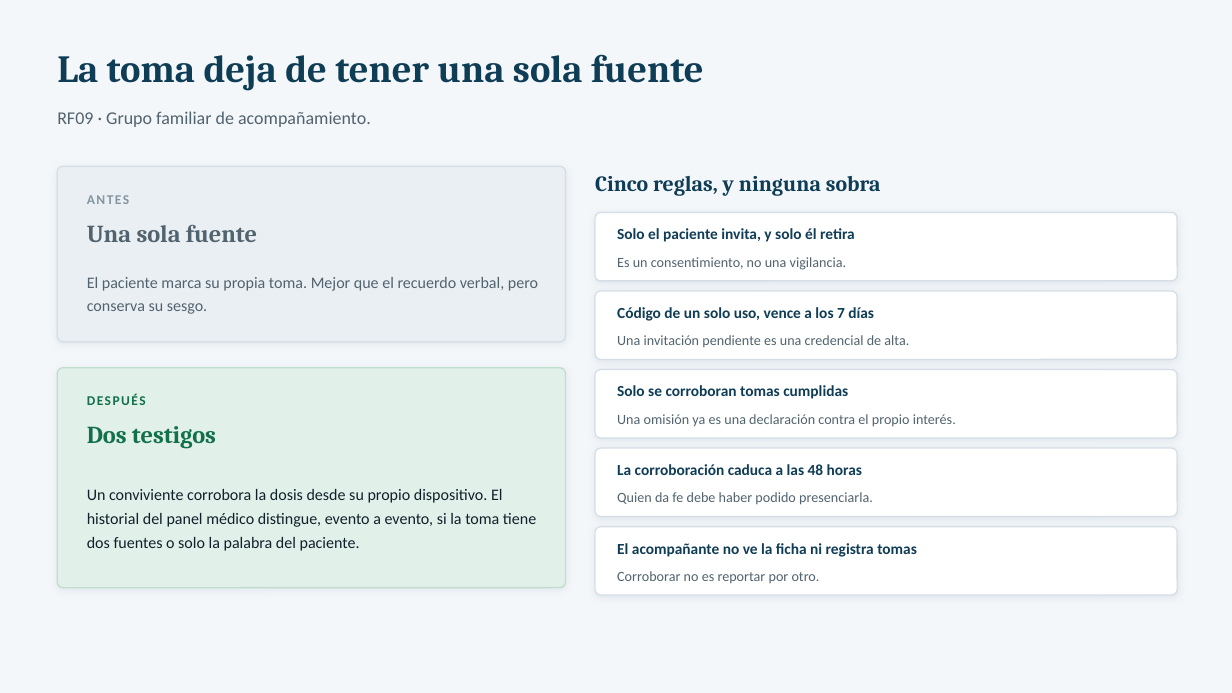
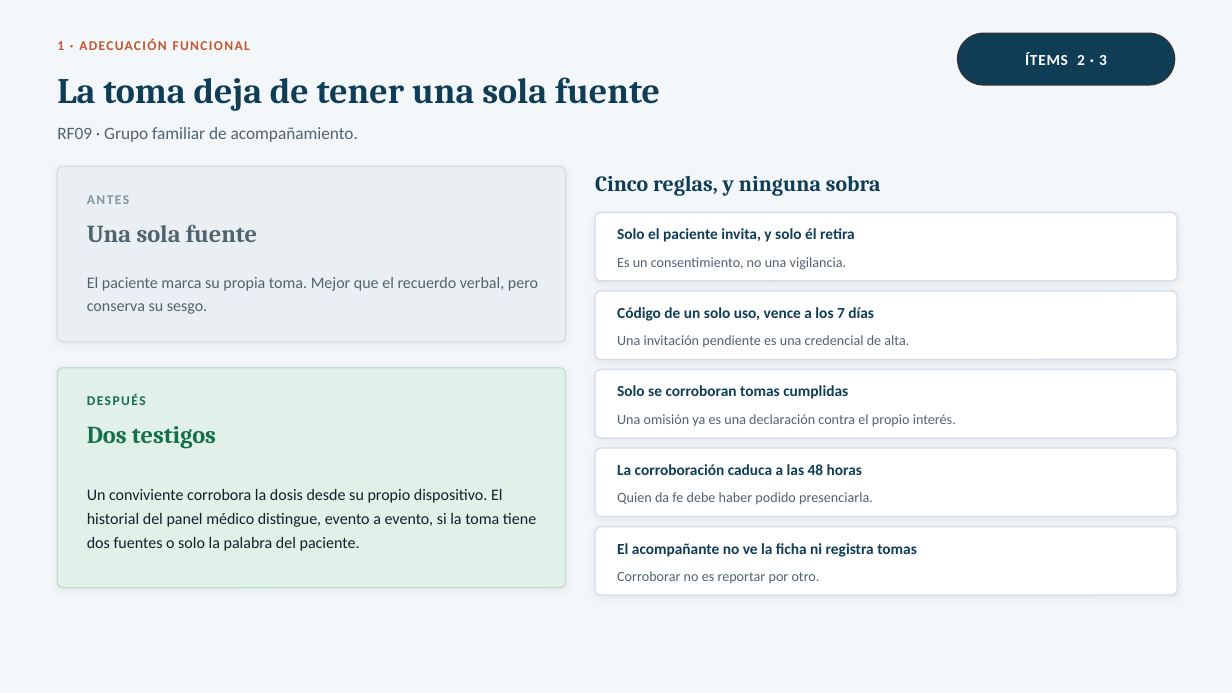
Before and after one commit to Leocix/sistema-soporte-clinico, a slide deck: slide 5 of documentacion/04_exposicion/Exposicion_50.pptx (slide 10 before the commit). Drawn at 1232x693 pixels with LibreOffice and Linux fonts; fonts in the diff are those of the drawing. Boxes give left, top, right and bottom in pixels: in the first picture for what was removed or moved away, otherwise in the second. Text is boxed around its words. In the diff, an @@ line names an element or a change of style, - is before the commit and + after.

```diff
--- a/documentacion/04_exposicion/Exposicion_50.pptx
+++ b/documentacion/04_exposicion/Exposicion_50.pptx
@@ text added at box(57, 41, 64, 50), 10.5 pt, text #C4552F, bold @@
+1 · ADECUACIÓN FUNCIONAL
@@ rounded rectangle added at box(958, 33, 1175, 85), fill #0F3D56, outline #333333 1 pt @@
@@ text added at box(1025, 52, 1107, 65), 12 pt, text #FFFFFF, bold @@
+ÍTEMS 2 · 3
@@ text "La toma deja de tener ...": place and size @@
-text "La toma deja de tener ..." at box(57, 54, 704, 91)
+text "La toma deja de tener ..." at box(57, 77, 660, 111)
@@ text "La toma deja de tener ..." at box(57, 77, 660, 111): size 30 to 28 pt @@
@@ text "RF09 · Grupo familiar de ...": place and size @@
-text "RF09 · Grupo familiar de ..." at box(57, 111, 371, 127)
+text "RF09 · Grupo familiar de ..." at box(57, 127, 358, 142)
@@ text "RF09 · Grupo familiar de ..." at box(57, 127, 358, 142): size 14 to 13.5 pt @@
```
Also in this commit, not shown: 11 other slides changed, 3 slides added, 4 other files.
